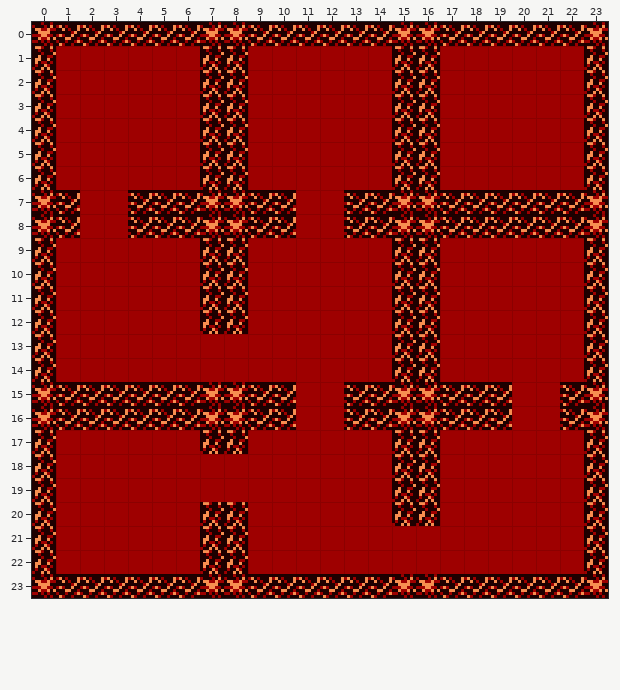
A Tiled map gets an edit: maps/dungeonC.tmx. Above, as it was before the edit.
Cells are 8x8 px. Shown: x 0..23, y 0..23.
And afterwards:
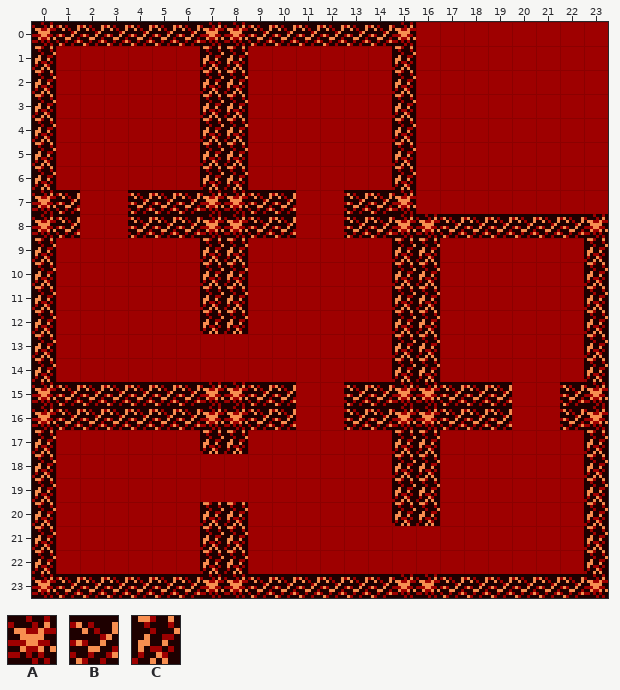
Key: from "dungeon_set": A 16, B 17, C 18.
_ is an empty cell.
Diff:
{"where": "layer \"walls\""}
{"y":0,"x":16,"old":"ABBBBBBA","new":"________"}
{"y":1,"x":16,"old":"C","new":"_"}
{"y":1,"x":23,"old":"C","new":"_"}
{"y":2,"x":16,"old":"C","new":"_"}
{"y":2,"x":23,"old":"C","new":"_"}
{"y":3,"x":16,"old":"C","new":"_"}
{"y":3,"x":23,"old":"C","new":"_"}
{"y":4,"x":16,"old":"C","new":"_"}
{"y":4,"x":23,"old":"C","new":"_"}
{"y":5,"x":16,"old":"C","new":"_"}
{"y":5,"x":23,"old":"C","new":"_"}
{"y":6,"x":16,"old":"C","new":"_"}
{"y":6,"x":23,"old":"C","new":"_"}
{"y":7,"x":16,"old":"ABBBBBBA","new":"________"}
{"label":"removed","picture_box":[416,22,608,214]}
